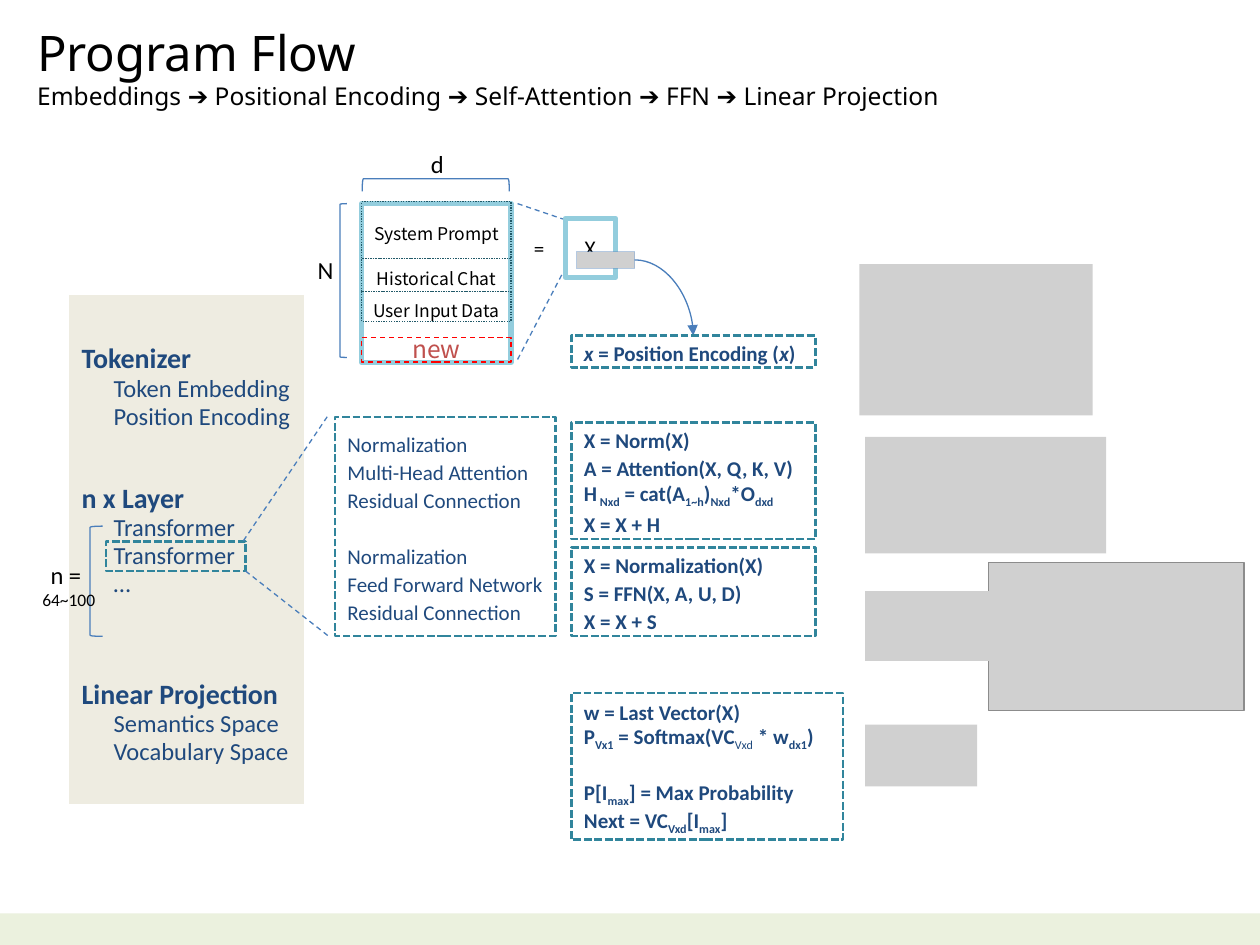
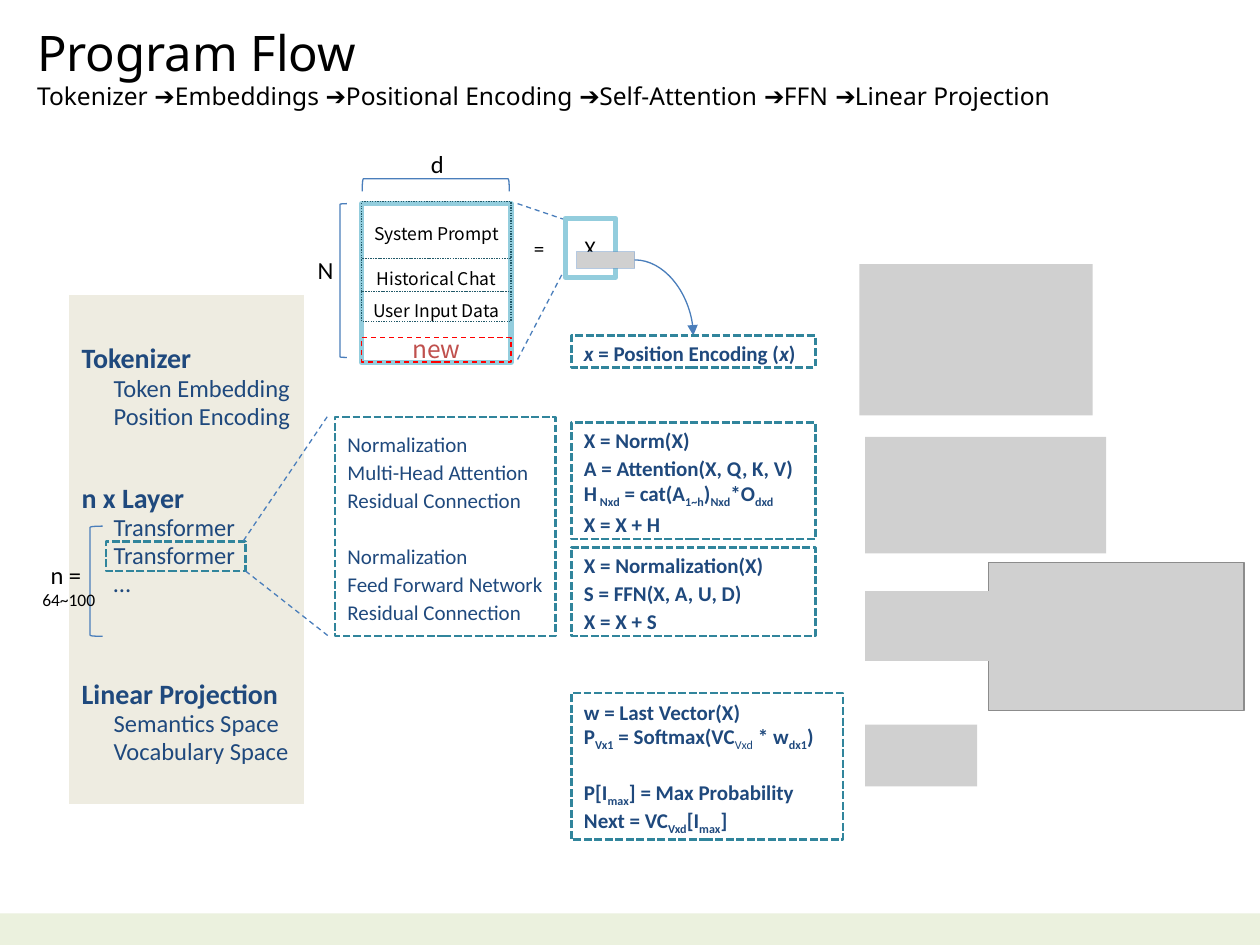
Before and after one commit to navibator/crazy-ai, a slide deck: slide 8 of ai.pptx. Drawn at 1260x945 pixels with LibreOffice and Linux fonts; fonts in the diff are those of the drawing; grey boxes stand for pictures. Boxes give left, top, right and bottom in pixels: in the first picture for what was removed or moved away, otherwise in the second. Text is boxed around its words. In the diff, an @@ line names an element or a change of style, - is before the commit and + after.

```diff
--- a/ai.pptx
+++ b/ai.pptx
@@ text at bbox=[37, 82, 1049, 111]: text changed @@
-Embeddings ➔ Positional Encoding ➔ Self-Attention ➔ FFN ➔ Linear Projection
+Tokenizer ➔Embeddings ➔Positional Encoding ➔Self-Attention ➔FFN ➔Linear Projection
```
Also in this commit, not shown: 5 other slides changed.
